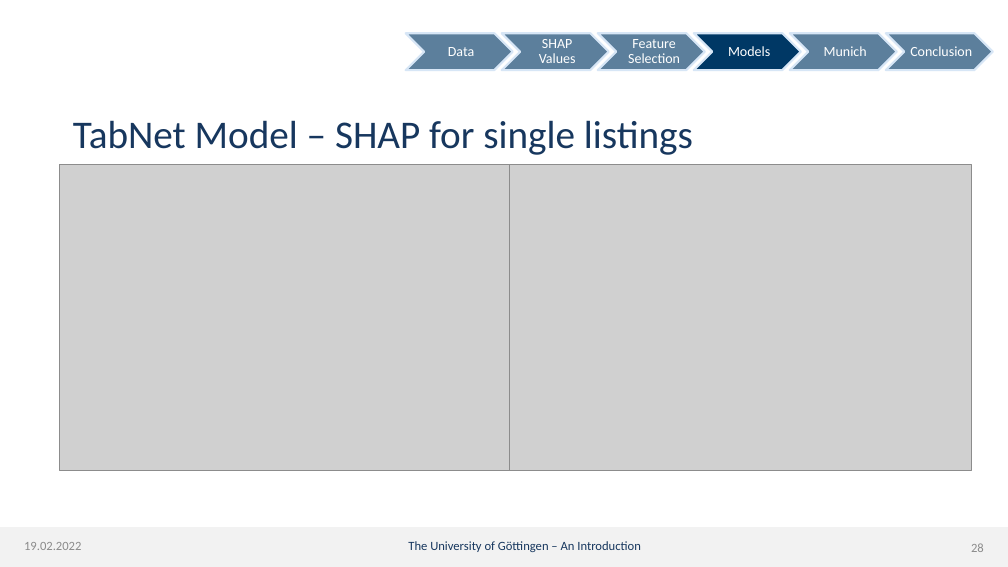
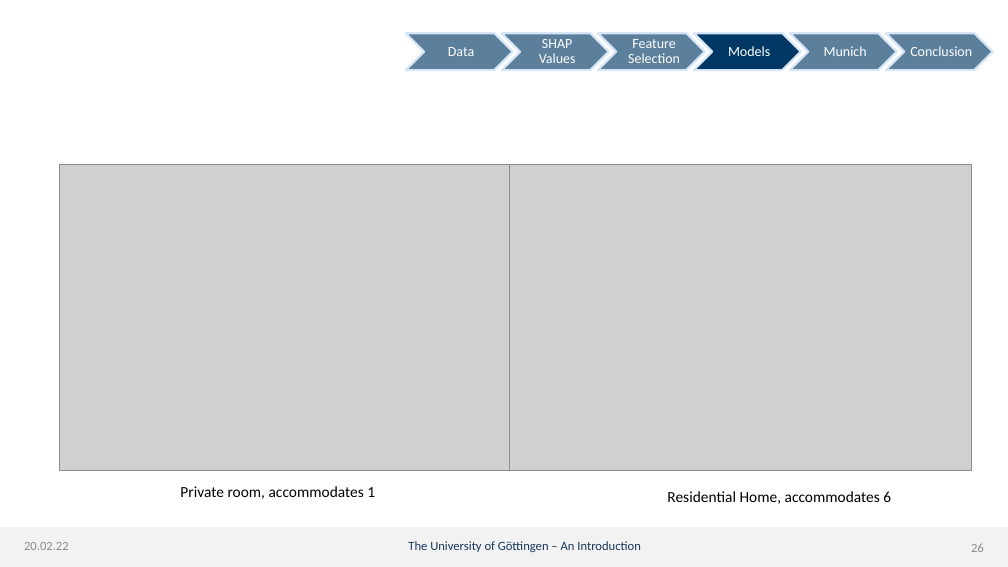
Before and after one commit to dmnk1308/DubAir, a slide deck: slide 26 of Präsi.pptx (slide 28 before the commit). Drawn at 1008x567 pixels with LibreOffice and Linux fonts; fonts in the diff are those of the drawing; grey boxes stand for pictures; background and template pictures are left out. Boxes give left, top, right and bottom in pixels: in the first picture for what was removed or moved away, otherwise in the second. Text is boxed around its words. In the diff, an @@ line names an element or a change of style, - is before the commit and + after.

```diff
--- a/Präsi.pptx
+++ b/Präsi.pptx
@@ title removed at [73, 120, 693, 155] @@
-TabNet Model – SHAP for single listings
@@ text added at [180, 486, 375, 499], 11 pt, text #000000 @@
+Private room, accommodates 1
@@ text added at [667, 491, 891, 504], 11 pt, text #000000 @@
+Residential Home, accommodates 6
@@ text at [24, 542, 69, 550]: text changed @@
-19.02.2022
+20.02.22
```
Also in this commit, not shown: 32 other slides changed, 1 slide removed.
